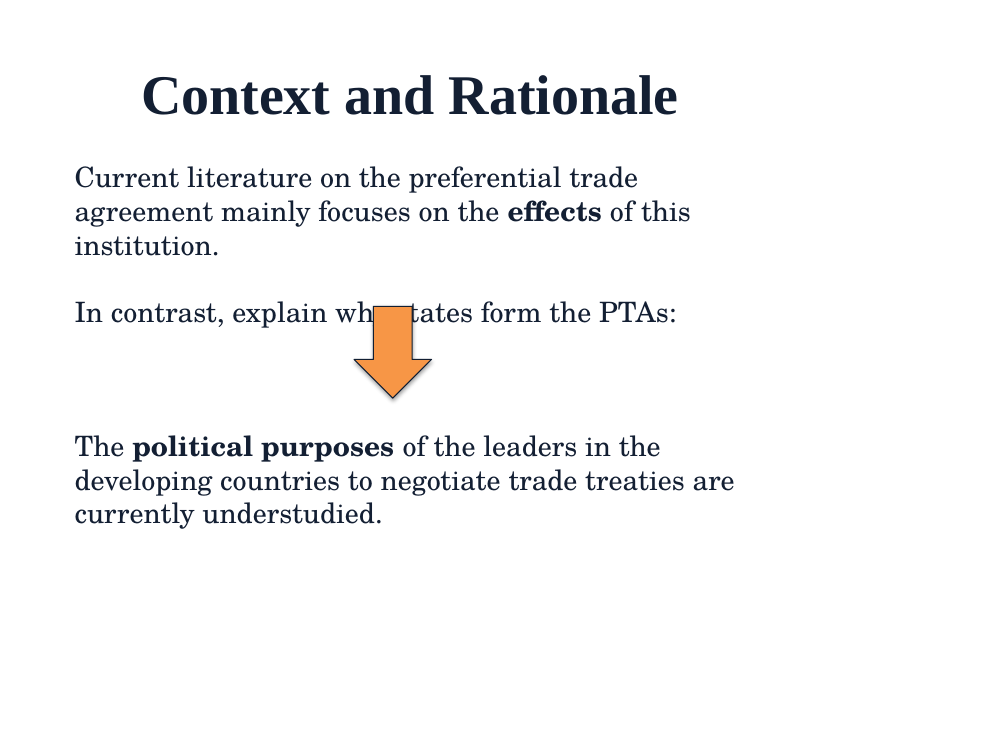
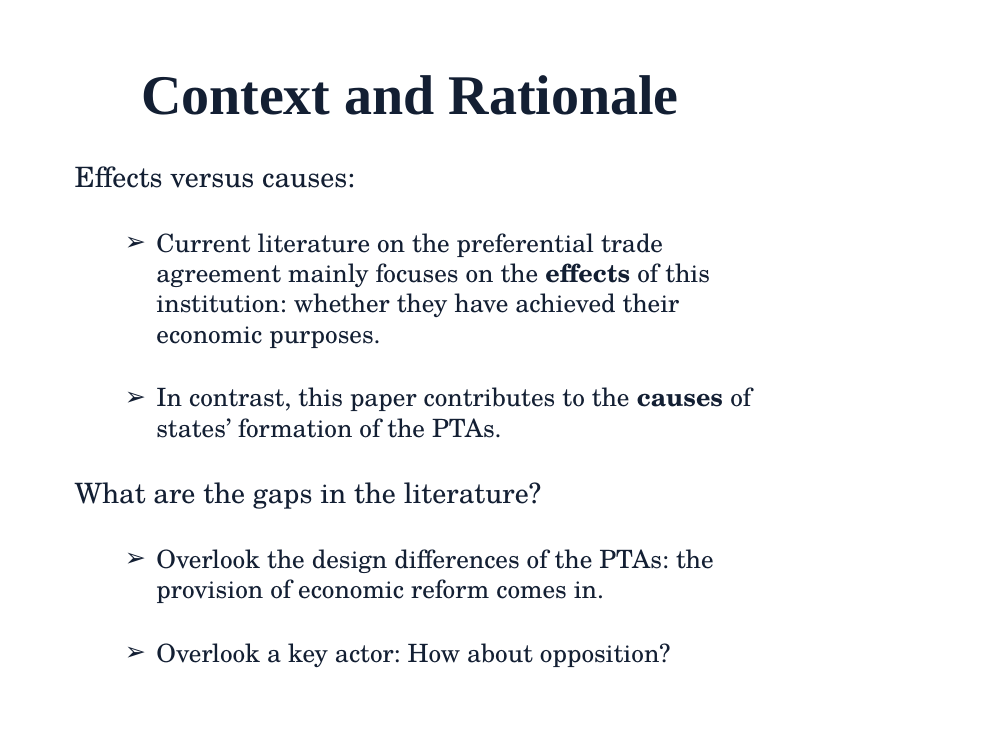
Before and after one commit to LucieLuS/First-year-Paper, a slide deck: slide 6 of Drafts at different points/Presentation slides_Sep10.pptx. Drawn at 1008x756 pixels with LibreOffice and Linux fonts; fonts in the diff are those of the drawing; background and template pictures are left out. Boxes give left, top, right and bottom in pixels: in the first picture for what was removed or moved away, otherwise in the second. Text is boxed around its words. In the diff, an @@ line names an element or a change of style, - is before the commit and + after.

```diff
--- a/Drafts at different points/Presentation slides_Sep10.pptx
+++ b/Drafts at different points/Presentation slides_Sep10.pptx
@@ text at (75,166,751,667): text changed; size 20 to 18 pt @@
-Current literature on the preferential trade agreement mainly focuses on the effects of this institution.
-In contrast, explain why states form the PTAs:
-The political purposes of the leaders in the developing countries to negotiate trade treaties are currently understudied.
+Effects versus causes:
+  ➢ Current literature on the preferential trade agreement mainly focuses on the effects of this institution: whether they have achieved their economic purposes.
+  ➢ In contrast, this paper contributes to the causes of states’ formation of the PTAs.
+What are the gaps in the literature?
+  ➢ Overlook the design differences of the PTAs: the provision of economic reform comes in.
+  ➢ Overlook a key actor: How about opposition?
@@ down arrow removed at (354,306,431,398) @@
```
Also in this commit, not shown: 11 other slides changed, 1 slide added, 15 other files.
